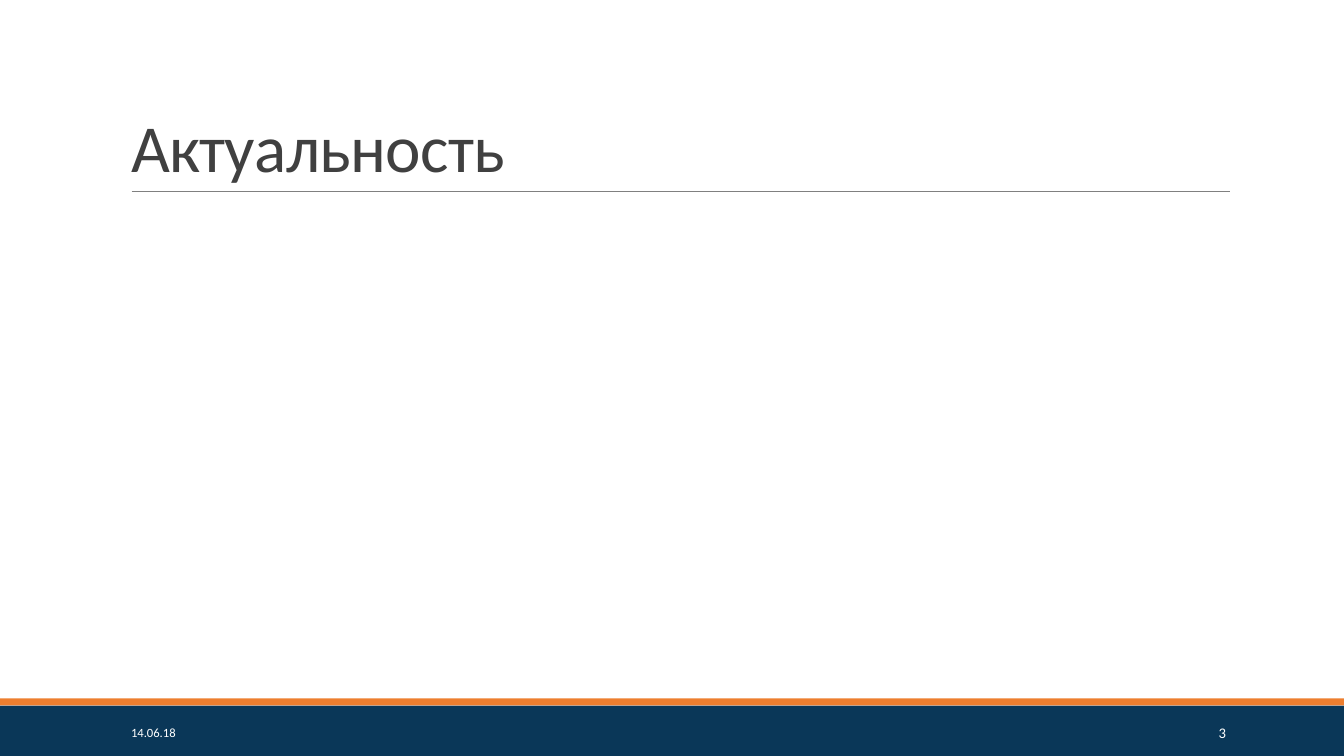
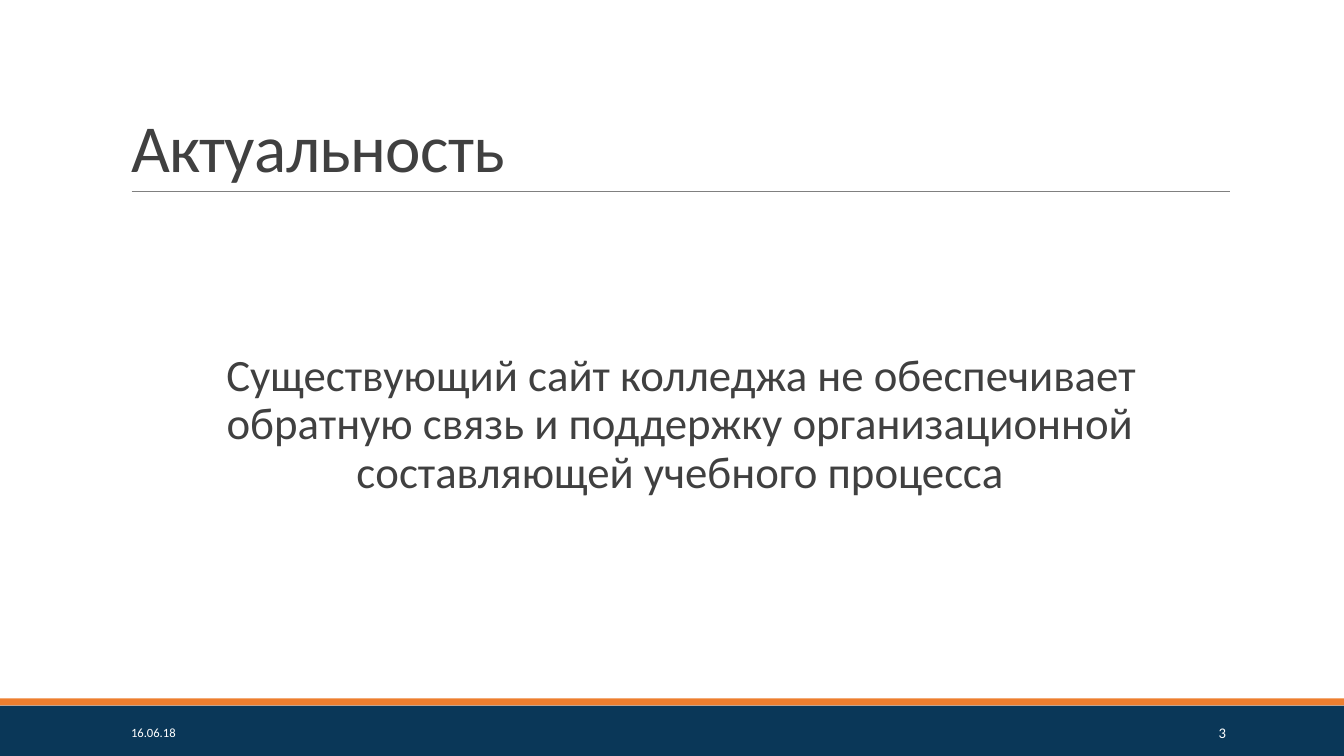
Before and after one commit to pmswga/ISC-EDUKIT, a slide deck: slide 3 of docs/15. ПЗ. ГЧ. Презентация.pptx. Drawn at 1344x756 pixels with LibreOffice and Linux fonts; fonts in the diff are those of the drawing. Boxes give left, top, right and bottom in pixels: in the first picture for what was removed or moved away, otherwise in the second. Text is boxed around its words. In the diff, an @@ line names an element or a change of style, - is before the commit and + after.

```diff
--- a/docs/15. ПЗ. ГЧ. Презентация.pptx
+++ b/docs/15. ПЗ. ГЧ. Презентация.pptx
@@ text added at bbox=[226, 360, 1136, 496], 32 pt, text #404040 @@
+  Существующий сайт колледжа не обеспечивает обратную связь и поддержку организационной составляющей учебного процесса
@@ text at bbox=[131, 728, 176, 737]: text changed @@
-14.06.18
+16.06.18
```
Also in this commit, not shown: 13 other slides changed, 11 slides added, 1 slide removed, 6 other files.
